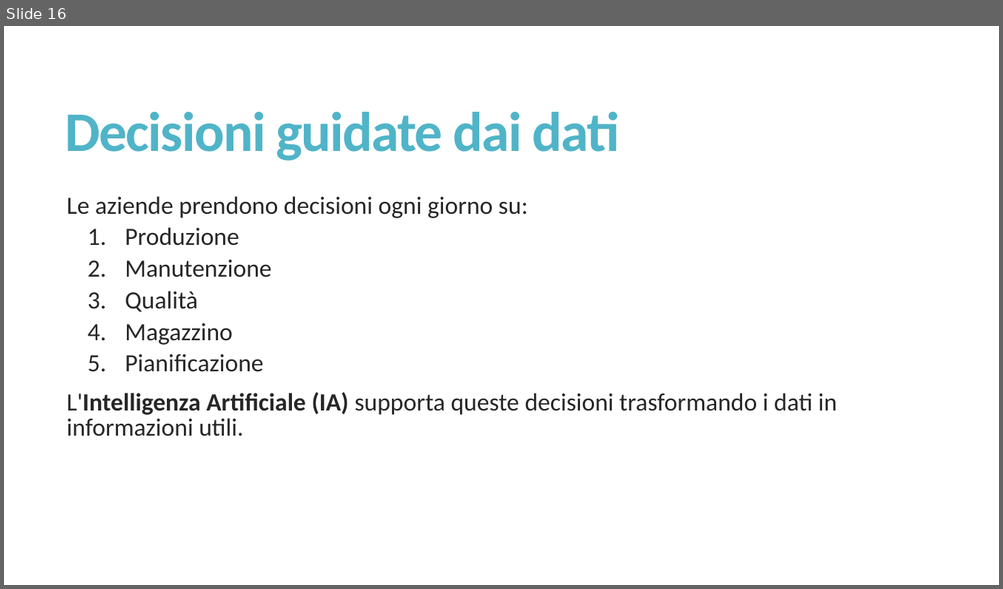
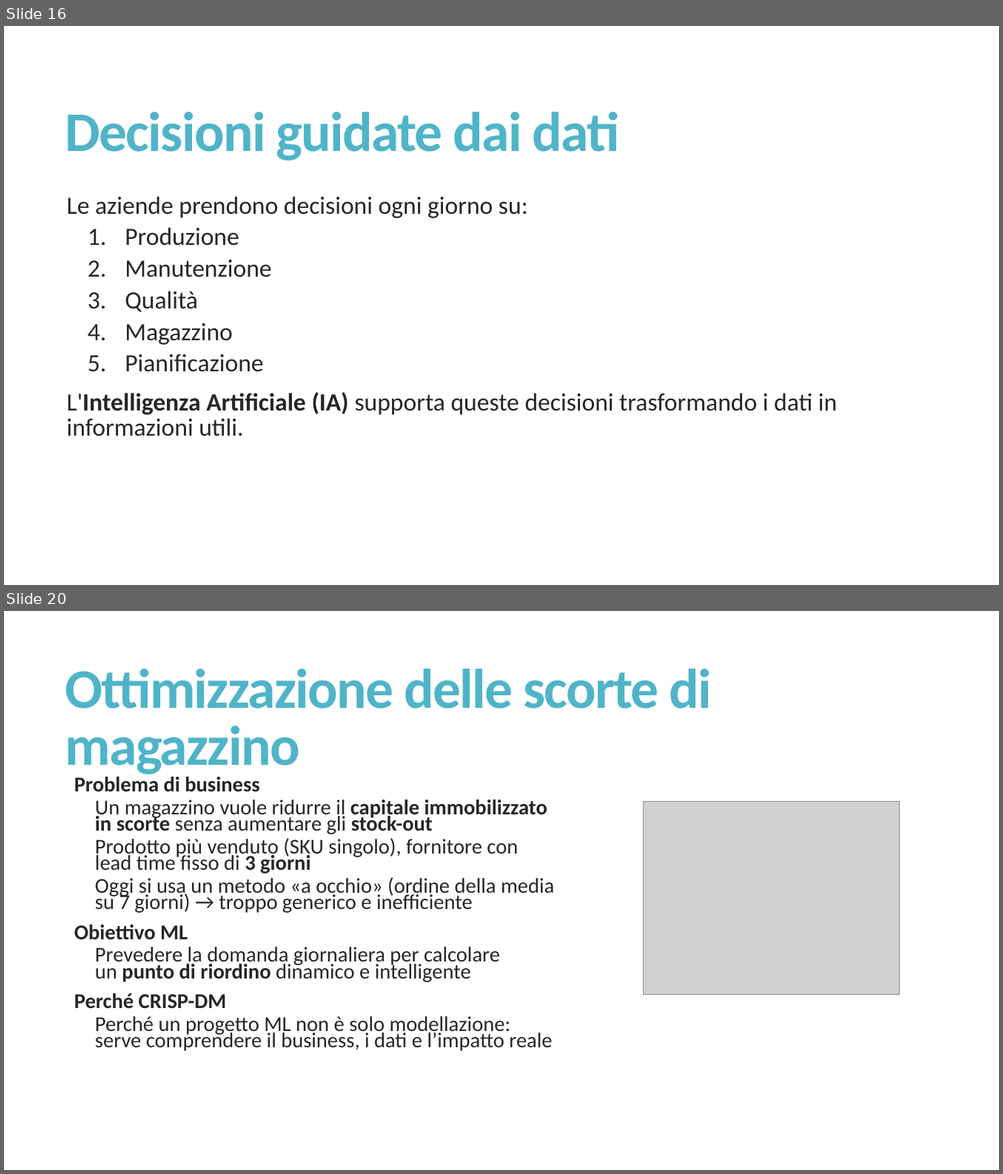
Before and after one commit to misterkilgore/machine_learning_4_pmi, a slide deck: slides/Innovazione con l’IA - Lezione 1.pptx. Shown one above the other, each under a label of ours: slide 16 before the commit, slides 16 and 20 after it; the slides between them are not shown. The pictures are 1003x589 and 1003x1174 pixels, drawn with LibreOffice and Linux fonts; fonts in the diff are those of the drawing; grey boxes stand for pictures. Boxes give left, top, right and bottom in pixels: in the first picture for what was removed or moved away, otherwise in the second. Text is boxed around its words. In the diff, an @@ line names an element or a change of style, - is before the commit and + after.

```diff
--- a/slides/Innovazione con l’IA - Lezione 1.pptx
+++ b/slides/Innovazione con l’IA - Lezione 1.pptx
@@ slide 20 added at box(4, 611, 999, 1170), background #FFFFFF @@
@@ title added at box(65, 669, 711, 777), 54 pt, text #50B4C8, bold @@
+Ottimizzazione delle scorte di magazzino
@@ text added at box(74, 774, 554, 1051), 20.4 pt, text #262626 @@
+  Problema di business
+    Un magazzino vuole ridurre il capitale immobilizzato in scorte senza aumentare gli stock-out
+    Prodotto più venduto (SKU singolo), fornitore con lead time fisso di 3 giorni
+    Oggi si usa un metodo «a occhio» (ordine della media su 7 giorni) → troppo generico e inefficiente
+  Obiettivo ML
+    Prevedere la domanda giornaliera per calcolare un punto di riordino dinamico e intelligente
+  Perché CRISP-DM
+    Perché un progetto ML non è solo modellazione: serve comprendere il business, i dati e l’impatto reale
@@ picture added at box(643, 802, 899, 994) @@
```
Also in this commit, not shown: 3 slides changed, 8 other slides added, 1 other file.
